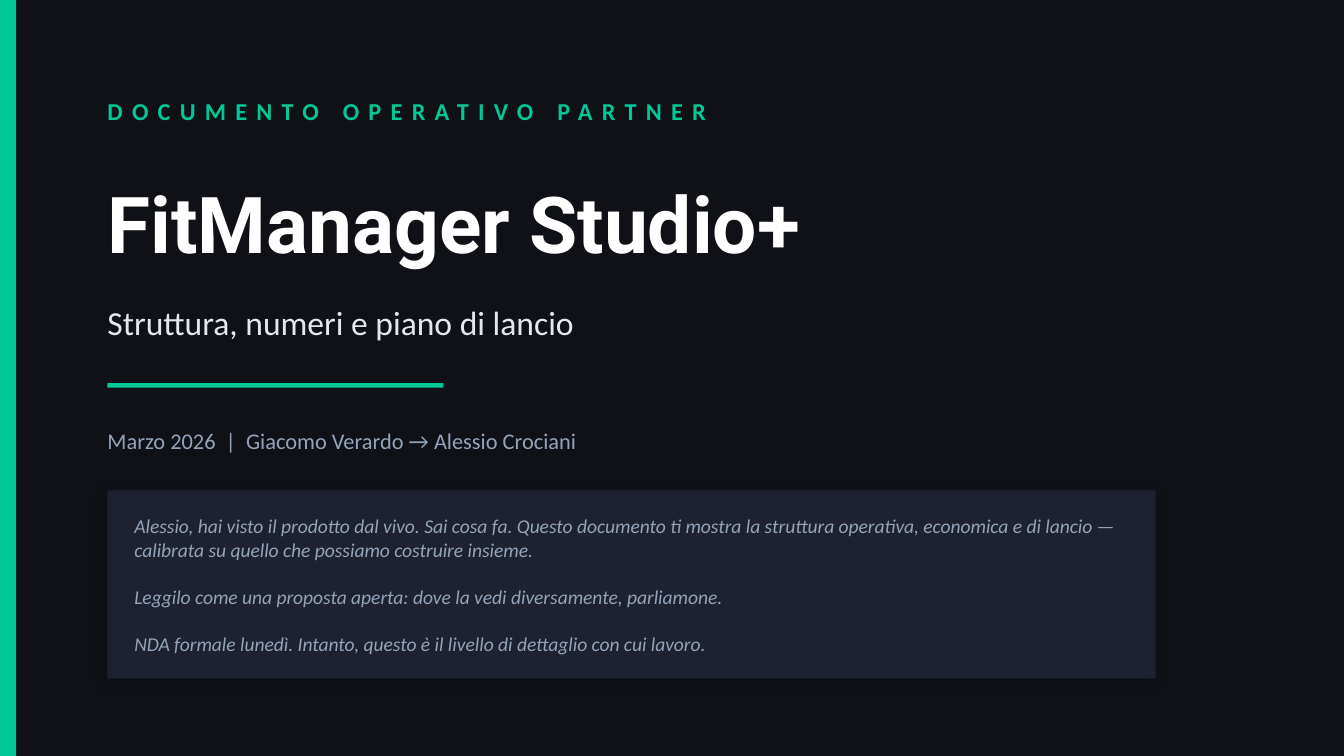
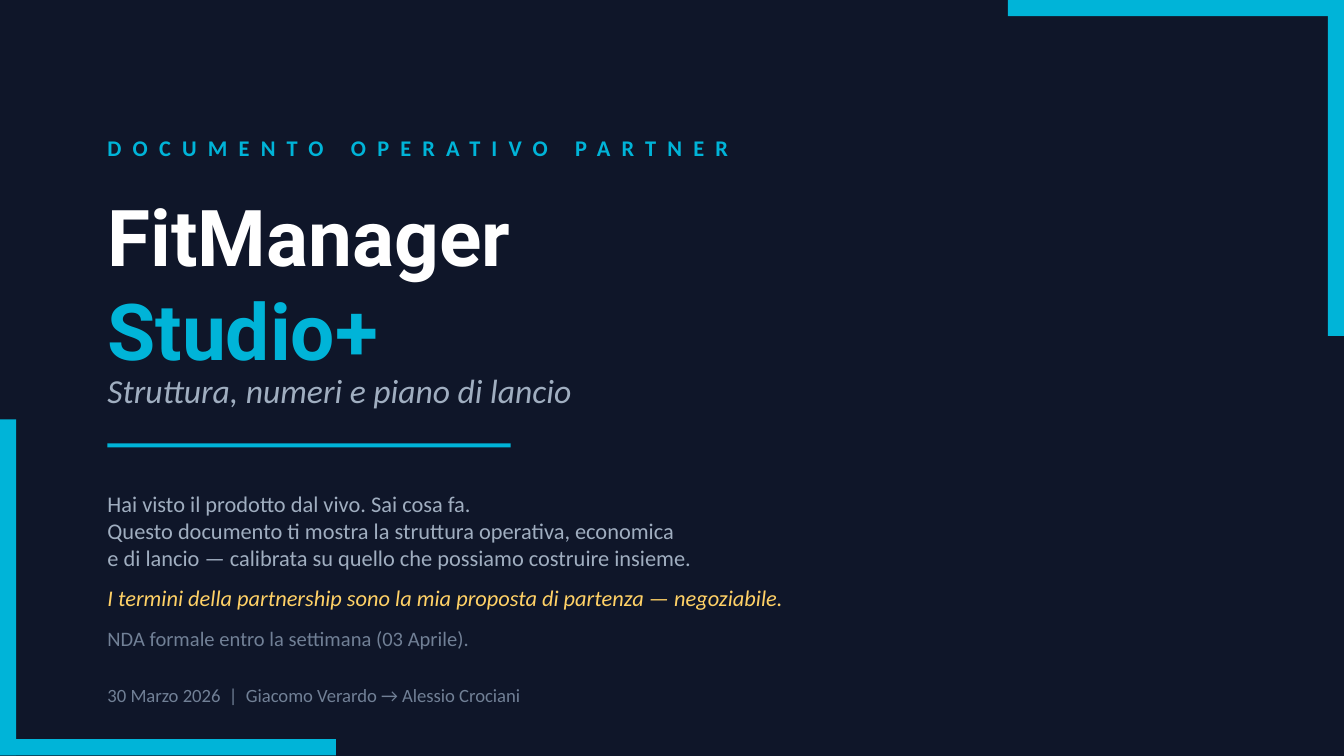
Before and after one commit to gverardo87-lab/FitManager_Studio-, a slide deck: slide 1 of docs/FitManager_DocOperativo_Partner.pptx. Drawn at 1344x756 pixels with LibreOffice and Linux fonts; fonts in the diff are those of the drawing. Boxes give left, top, right and bottom in pixels: in the first picture for what was removed or moved away, otherwise in the second. Text is boxed around its words. In the diff, an @@ line names an element or a change of style, - is before the commit and + after.

```diff
--- a/docs/FitManager_DocOperativo_Partner.pptx
+++ b/docs/FitManager_DocOperativo_Partner.pptx
@@ background #0F1117 to #0F1629 @@
@@ rectangle removed at box(0, 0, 16, 755) @@
@@ rectangle added at box(1008, 0, 1344, 16), fill #00B4D8 @@
@@ rectangle added at box(1328, 0, 1344, 336), fill #00B4D8 @@
@@ text "DOCUMENTO OPERATIVO PARTNER": place and size @@
-text "DOCUMENTO OPERATIVO PARTNER" at box(107, 104, 705, 120)
+text "DOCUMENTO OPERATIVO PARTNER" at box(108, 121, 1236, 175)
@@ text "DOCUMENTO OPERATIVO PARTNER" at box(108, 121, 1236, 175): size 13 to 12 pt, text colour #00C896 to #00B4D8, letter spacing 5 to 6 pt @@
@@ text at box(107, 208, 510, 361): text changed @@
-FitManager Studio+
+FitManager
+Studio+
@@ text "Struttura, numeri e piano di ...": place and size @@
-text "Struttura, numeri e piano di ..." at box(107, 311, 574, 341)
+text "Struttura, numeri e piano di ..." at box(107, 379, 571, 409)
@@ text "Struttura, numeri e piano di ..." at box(107, 379, 571, 409): text colour #E2E8F0 to #A0AEC0, italic on @@
@@ rectangle added at box(0, 419, 16, 755), fill #00B4D8 @@
@@ rectangle: place and size @@
-rectangle at box(108, 383, 444, 388)
+rectangle at box(108, 444, 511, 448)
@@ rectangle at box(108, 444, 511, 448): fill #00C896 to #00B4D8 @@
@@ text at box(107, 496, 691, 570): text changed; size 10.5 to 12 pt; text colour #94A3B8 to #A0AEC0; italic off @@
-Alessio, hai visto il prodotto dal vivo. Sai cosa fa. Questo documento ti mostra la struttura operativa, economica e di lancio — calibrata su quello che possiamo costruire insieme.
-Leggilo come una proposta aperta: dove la vedi diversamente, parliamone.
-NDA formale lunedì. Intanto, questo è il livello di dettaglio con cui lavoro.
+Hai visto il prodotto dal vivo. Sai cosa fa.
+Questo documento ti mostra la struttura operativa, economica
+e di lancio — calibrata su quello che possiamo costruire insieme.
@@ rectangle removed at box(108, 491, 1156, 679) @@
@@ text added at box(107, 590, 782, 610), 12 pt, text #FFD166, italic @@
+I termini della partnership sono la mia proposta di partenza — negoziabile.
@@ text added at box(107, 631, 469, 649), 11 pt, text #718096 @@
+NDA formale entro la settimana (03 Aprile).
@@ text at box(107, 689, 520, 702): text changed; size 12 to 10 pt; text colour #94A3B8 to #718096 @@
-Marzo 2026 | Giacomo Verardo → Alessio Crociani
+30 Marzo 2026 | Giacomo Verardo → Alessio Crociani
@@ rectangle added at box(0, 739, 336, 755), fill #00B4D8 @@
```
Also in this commit, not shown: 9 other slides changed, 12 slides added, 8 slides removed, 3 other files.
